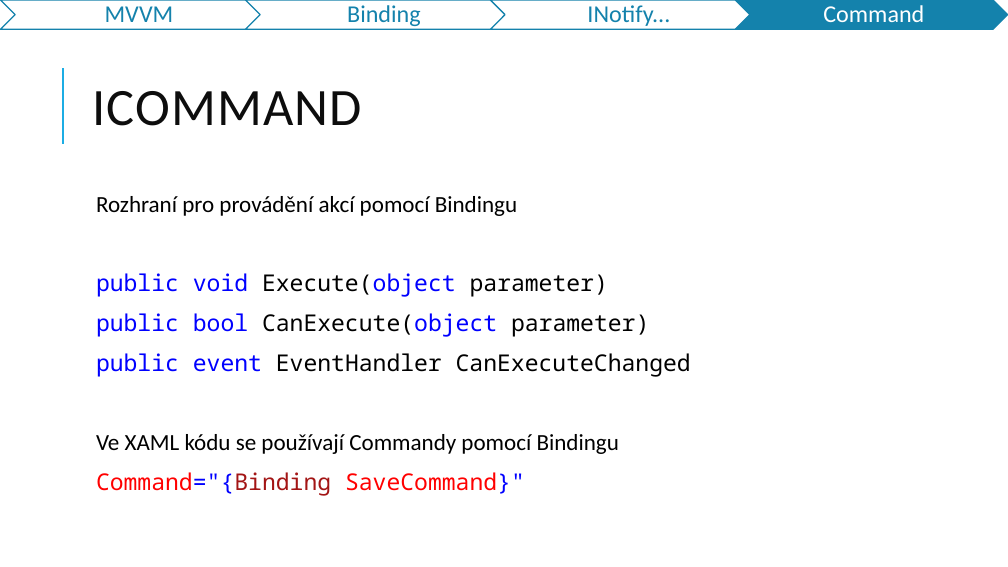
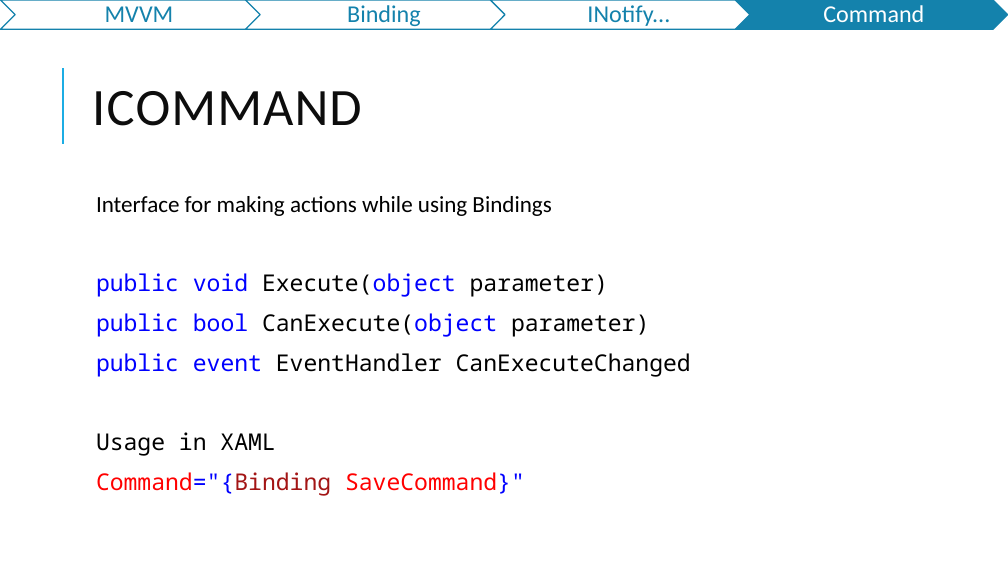
Before and after one commit to jasho/pv239-maui, a slide deck: slide 15 of 03_MVVM/PV239-Xamarin-03_MVVM.pptx. Drawn at 1008x567 pixels with LibreOffice and Linux fonts; fonts in the diff are those of the drawing. Boxes give left, top, right and bottom in pixels: in the first picture for what was removed or moved away, otherwise in the second. Text is boxed around its words. In the diff, an @@ line names an element or a change of style, - is before the commit and + after.

```diff
--- a/03_MVVM/PV239-Xamarin-03_MVVM.pptx
+++ b/03_MVVM/PV239-Xamarin-03_MVVM.pptx
@@ text at (96,196,551,216): text changed @@
-  Rozhraní pro provádění akcí pomocí Bindingu
+  Interface for making actions while using Bindings
@@ text at (96,432,275,456): text changed; font Calibri to Noto Sans Mono @@
-  Ve XAML kódu se používají Commandy pomocí Bindingu
+  Usage in XAML
```
Also in this commit, not shown: 16 other slides changed, 6 slides added, 9 slides removed.
